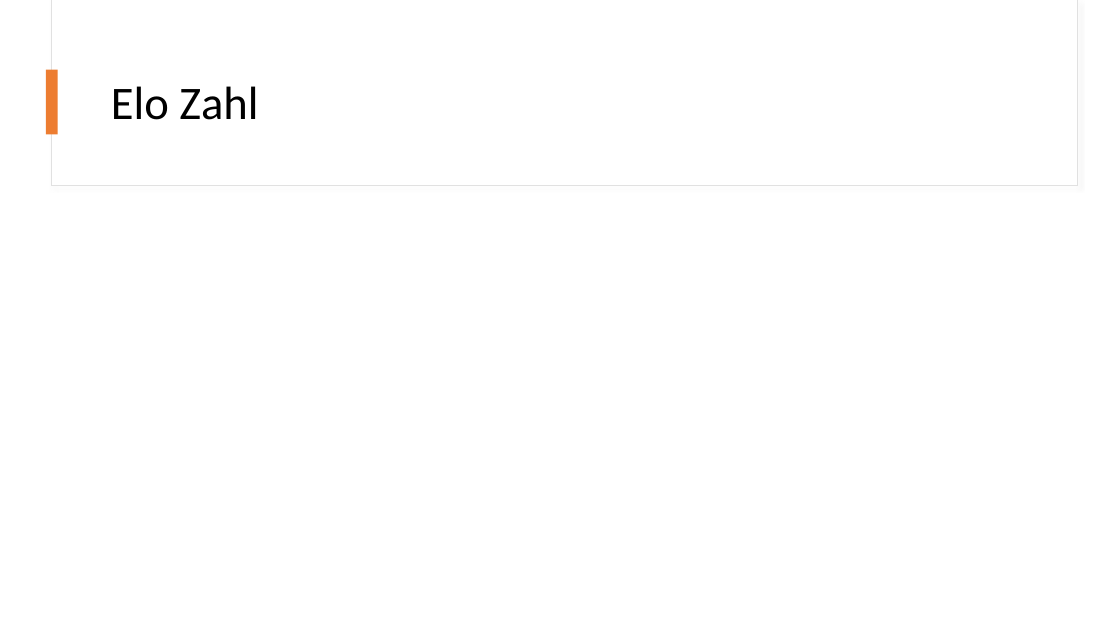
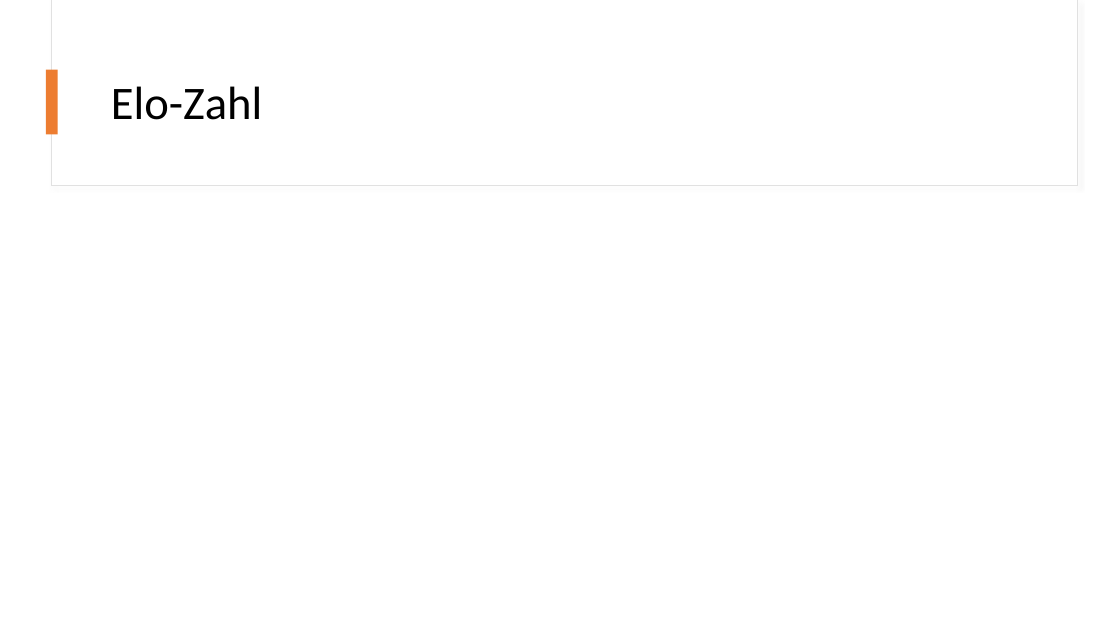
Before and after one commit to Brebeck-Jan/chessmaster, a slide deck: slide 15 of Präsentationen/Abschlusspräsentation/Chessmaster_Abschluss.pptx (slide 14 before the commit). Drawn at 1120x630 pixels with LibreOffice and Linux fonts; fonts in the diff are those of the drawing; grey boxes stand for pictures. Boxes give left, top, right and bottom in pixels: in the first picture for what was removed or moved away, otherwise in the second. Text is boxed around its words. In the diff, an @@ line names an element or a change of style, - is before the commit and + after.

```diff
--- a/Präsentationen/Abschlusspräsentation/Chessmaster_Abschluss.pptx
+++ b/Präsentationen/Abschlusspräsentation/Chessmaster_Abschluss.pptx
@@ title at box(111, 86, 262, 120): text changed @@
-Elo Zahl
+Elo-Zahl
```
Also in this commit, not shown: 4 other slides changed, 4 slides added, 5 slides removed.
